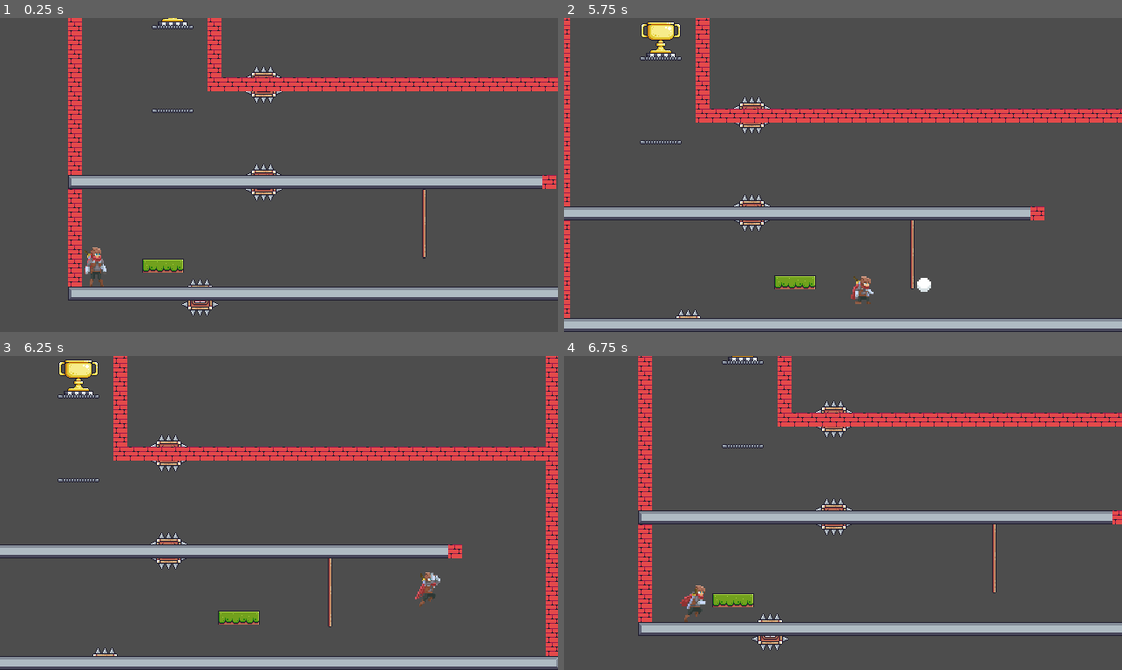
Above: before the commit, frames 1-4 (two rows, left to right).
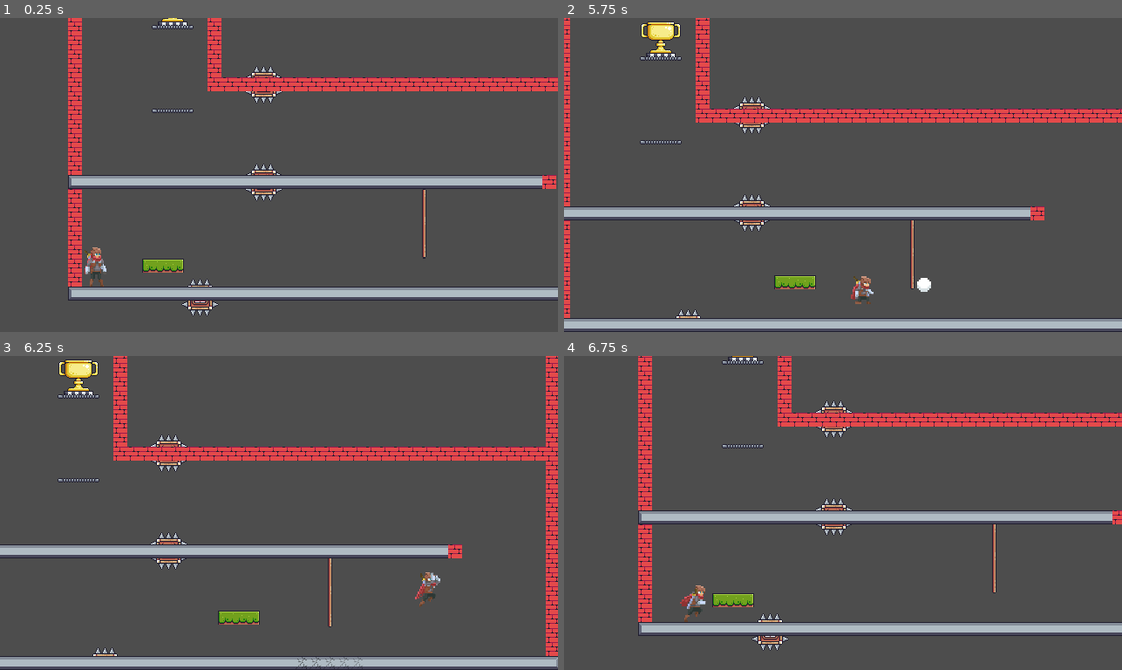
Above: after the commit, the same moments.

Repository: DeVelox/Niro
Game: Godot game, scene res://main.tscn
Two runs of this game, one before a commit and one after it. Both use one fixed random seed, a clock stepped at 60 frames per second and the inputs below.
Inputs:
- Up to frame 1 (0.25 s): no input
- Up to frame 2 (5.75 s): hold S (crouch) 0.53-1.28 s; hold D (right) 0.53-2.03 s; tap Space (dedicated_jump) at 0.77, 1.52, 3.02, 3.77, 4.52 s; tap Shift (dash) at 1.35, 3.6 s; hold A (left) 2.03-4.28 s; tap F (interact) at 2.1, 4.35 s; tap S (crouch) at 2.85 s; hold D (right) from 4.28 s (still down); hold S (crouch) from 5.03 s (still down)
- Up to frame 3 (6.25 s): keep holding D (right); release S (crouch) at 5.78 s; tap Shift (dash) at 5.85 s; tap Space (dedicated_jump) at 6.02 s
- Up to frame 4 (6.75 s): keep holding D (right); tap F (interact) at 6.6 s

Frames 1-2 are identical in both runs. In frame 3, less than 0.1% of the frame differs, in the area x 52-65%, y 95-100%; in frame 4, nothing differs.

Commit message:
Fix bullet

Diff:
--- a/levels/lukas/Level1.tscn
+++ b/levels/lukas/Level1.tscn
@@ -37,7 +37,9 @@
 
 [node name="Tilemap" parent="." instance=ExtResource("2_28buv")]
 position = Vector2(0, 8)
-layer_0/tile_data = PackedInt32Array(40, 1179648, 5, 65576,  …(1288 unchanged characters)… 2, 851968, 4, 1441813, 851968, 4, 1441814, 851968, 4, 1441815, 851968, 4, 1441816, 851968, 4, 1441817, 851968, 4, 1441818, 851968, 4, 1441819, 851968, 4, 1441820, 851968, 4, 144182 …(1851 unchanged characters)…
+layer_0/tile_data = PackedInt32Array(40, 1179648, 5, 65576,  …(1288 unchanged characters)… 2, 851968, 4, 1441813, 851968, 4, 1441819, 851968, 4, 1441820, 851968, 4, 144182 …(1851 unchanged characters)…
+layer_1/tile_data = PackedInt32Array(1441814, 851968, 4, 1441815, 851968, 4, 1441816, 851968, 4, 1441817, 851968, 4, 1441818, 851968, 4)
+layer_2/tile_data = PackedInt32Array(1441814, 1, 65536, 1441815, 1, 65536, 1441816, 1, 65536, 1441817, 1, 65536, 1441818, 1, 65536)
 
 [node name="BulletSpawner" parent="." instance=ExtResource("7_puxd5")]
 position = Vector2(628, 150)
@@ -53,3 +55,9 @@
 direction = Vector2(200, -20)
 speed = 0.5
 tilemap = NodePath("../Tilemap2")
+
+[connection signal="body_entered" from="Tilemap/Crumble" to="Tilemap/Crumble" method="_on_body_entered"]
+[connection signal="body_entered" from="Tilemap/@Area2D@25459" to="Tilemap/@Area2D@25459" method="_on_body_entered"]
+[connection signal="body_entered" from="Tilemap/@Area2D@25460" to="Tilemap/@Area2D@25460" method="_on_body_entered"]
+[connection signal="body_entered" from="Tilemap/@Area2D@25461" to="Tilemap/@Area2D@25461" method="_on_body_entered"]
+[connection signal="body_entered" from="Tilemap/@Area2D@25462" to="Tilemap/@Area2D@25462" method="_on_body_entered"]
--- a/prefabs/bullet.tscn
+++ b/prefabs/bullet.tscn
@@ -21,3 +21,4 @@
 [node name="VisibleOnScreenNotifier2D" type="VisibleOnScreenNotifier2D" parent="."]
 
 [connection signal="body_entered" from="." to="." method="_on_body_entered"]
+[connection signal="screen_exited" from="VisibleOnScreenNotifier2D" to="." method="_on_visible_on_screen_notifier_2d_screen_exited"]
--- a/prefabs/moving_platform.gd
+++ b/prefabs/moving_platform.gd
@@ -5,7 +5,6 @@
 @export var tilemap: TileMap
 
 @onready var path: Path2D = $Path2D
-@onready var follow: PathFollow2D = $Path2D/PathFollow2D
 @onready var animation: AnimationPlayer = $AnimationPlayer
 @onready var remote: RemoteTransform2D = $Path2D/PathFollow2D/RemoteTransform2D
 
